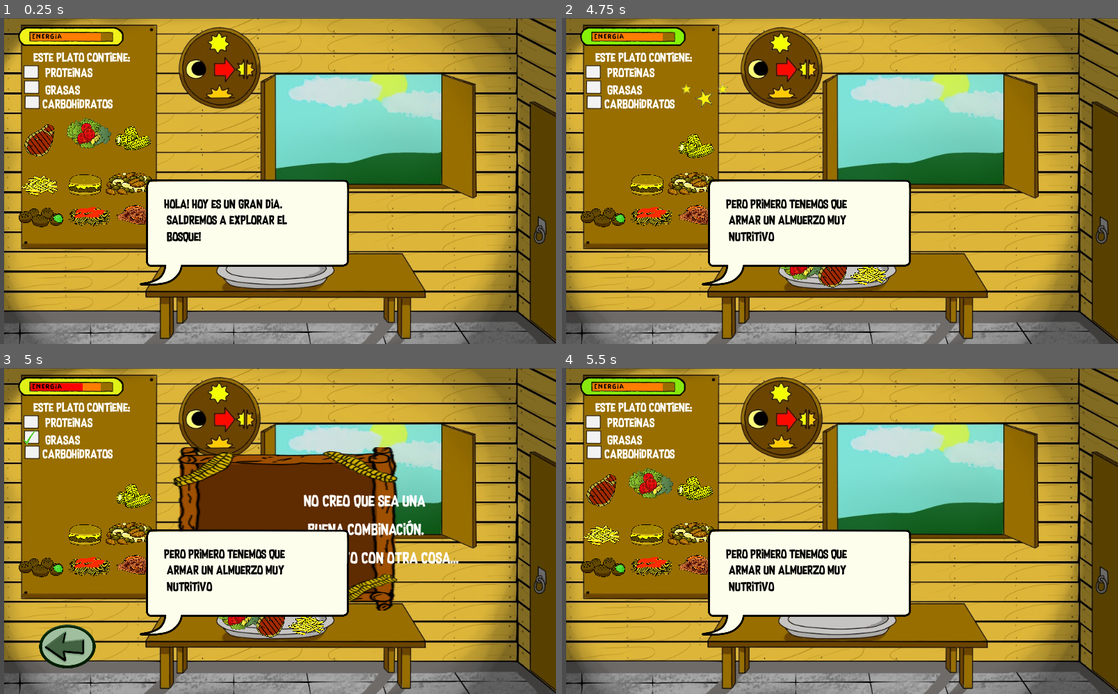
Above: before the commit, frames 1-4 (two rows, left to right).
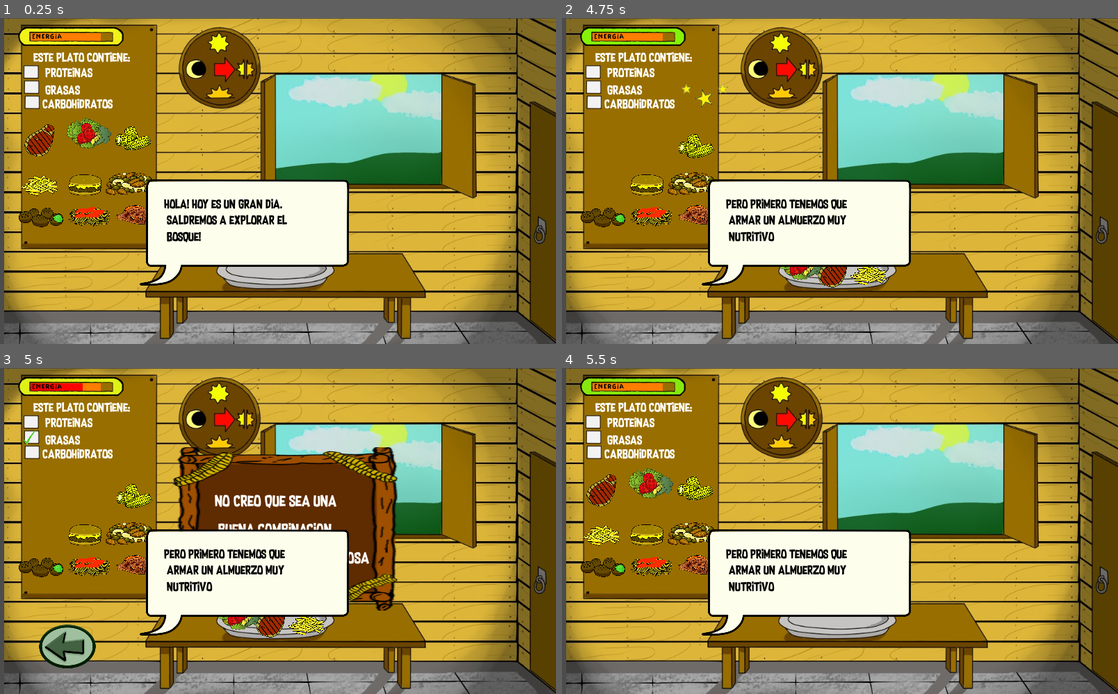
Above: after the commit, the same moments.

Repository: joelyo1996/nutriciber
Game: Godot game, scene res://Escenas/AlimentandoPersonaje/AlimentandoPersonaje.tscn
Same seed, same stepped clock (60 frames per second), same inputs: the game is played once before the commit and once after it. This scene is started directly instead of the project's main scene.
Inputs (mouse positions are in pixels of both pictures, inside the frame that each line leads up to):
- Up to frame 1 (0.25 s): no input
- Up to frame 2 (4.75 s): tap Enter at 0.5, 3.5 s; drag from (650, 135) to (840, 272) at 0.52 s; tap Space at 1.25 s; drag from (600, 141) to (840, 272) at 1.27 s; move the mouse to (695, 138) at 2.02 s; press the mouse at (695, 138) at 2.03 s; hold Left (ui_left) 2.03-2.75 s; release the mouse at (695, 138) at 2.75 s; drag from (600, 184) to (840, 272) at 2.77 s; drag from (645, 184) to (840, 272) at 3.52 s; drag from (689, 184) to (840, 272) at 4.27 s
- Up to frame 3 (5 s): no input
- Up to frame 4 (5.5 s): click (639, 671) at 5 s

Frames 1-2 are identical in both runs. In frame 3, 2.1% of the frame differs, in the area x 38-83%, y 38-61%; in frame 4, nothing differs.

Commit message:
Revert "texto alimetos por alimentos en menu de comidas"
This reverts commit 791ae454e2fdff8d5a44fcecdfe21b7491131aee.

Diff:
--- a/Escenas/AlimentandoPersonaje/AlimentandoPersonaje.tscn
+++ b/Escenas/AlimentandoPersonaje/AlimentandoPersonaje.tscn
@@ -33,6 +33,7 @@
 [ext_resource path="res://Asset/AlimentandoPersonaje/comida3.ogg" type="AudioStream" id=31]
 [ext_resource path="res://Asset/Mapa15/globo.png" type="Texture" id=32]
 [ext_resource path="res://Asset/AlimentandoPersonaje/interfaz_woman.png" type="Texture" id=33]
+[ext_resource path="res://Asset/AlimentandoPersonaje/interfaz_man.png" type="Texture" id=34]
 [ext_resource path="res://Asset/AlimentandoPersonaje/mano_slide.png" type="Texture" id=35]
 [ext_resource path="res://Asset/AlimentandoPersonaje/circulo_luz.png" type="Texture" id=36]
 
@@ -212,6 +213,7 @@
 texture = ExtResource( 2 )
 
 [node name="1" type="Area2D" parent="."]
+editor/display_folded = true
 position = Vector2( 506.682, 466.389 )
 __meta__ = {
 "_edit_group_": true
@@ -221,6 +223,7 @@
 shape = SubResource( 1 )
 
 [node name="2" type="Area2D" parent="."]
+editor/display_folded = true
 position = Vector2( 506.682, 466.389 )
 __meta__ = {
 "_edit_group_": true
@@ -230,6 +233,7 @@
 shape = SubResource( 1 )
 
 [node name="3" type="Area2D" parent="."]
+editor/display_folded = true
 position = Vector2( 506.682, 466.389 )
 __meta__ = {
 "_edit_group_": true
@@ -239,6 +243,7 @@
 shape = SubResource( 1 )
 
 [node name="4" type="Area2D" parent="."]
+editor/display_folded = true
 position = Vector2( 506.682, 466.389 )
 __meta__ = {
 "_edit_group_": true
@@ -248,6 +253,7 @@
 shape = SubResource( 1 )
 
 [node name="5" type="Area2D" parent="."]
+editor/display_folded = true
 position = Vector2( 506.682, 466.389 )
 __meta__ = {
 "_edit_group_": true
@@ -257,6 +263,7 @@
 shape = SubResource( 1 )
 
 [node name="6" type="Area2D" parent="."]
+editor/display_folded = true
 position = Vector2( 506.682, 466.389 )
 __meta__ = {
 "_edit_group_": true
@@ -266,6 +273,7 @@
 shape = SubResource( 1 )
 
 [node name="7" type="Area2D" parent="."]
+editor/display_folded = true
 position = Vector2( 506.682, 466.389 )
 __meta__ = {
 "_edit_group_": true
@@ -275,6 +283,7 @@
 shape = SubResource( 1 )
 
 [node name="8" type="Area2D" parent="."]
+editor/display_folded = true
 position = Vector2( 506.682, 466.389 )
 __meta__ = {
 "_edit_group_": true
@@ -284,6 +293,7 @@
 shape = SubResource( 1 )
 
 [node name="9" type="Area2D" parent="."]
+editor/display_folded = true
 position = Vector2( 506.682, 466.389 )
 __meta__ = {
 "_edit_group_": true
@@ -293,6 +303,7 @@
 shape = SubResource( 1 )
 
 [node name="Vegetales" type="Sprite" parent="."]
+editor/display_folded = true
 position = Vector2( 161.872, 216.571 )
 scale = Vector2( 0.4, 0.4 )
 texture = ExtResource( 3 )
@@ -314,6 +325,7 @@
 shape = SubResource( 3 )
 
 [node name="CarneRoja" type="Sprite" parent="."]
+editor/display_folded = true
 position = Vector2( 71.4591, 221.675 )
 scale = Vector2( 0.08, 0.08 )
 texture = ExtResource( 5 )
@@ -340,6 +352,7 @@
 shape = SubResource( 6 )
 
 [node name="Choclos" type="Sprite" parent="."]
+editor/display_folded = true
 position = Vector2( 239.713, 208.245 )
 scale = Vector2( 0.08, 0.08 )
 texture = ExtResource( 7 )
@@ -360,6 +373,7 @@
 shape = SubResource( 8 )
 
 [node name="PapasFritas" type="Sprite" parent="."]
+editor/display_folded = true
 position = Vector2( 74.878, 293.659 )
 scale = Vector2( 0.08, 0.08 )
 texture = ExtResource( 9 )
@@ -381,6 +395,7 @@
 shape = SubResource( 10 )
 
 [node name="Hamburguesa" type="Sprite" parent="."]
+editor/display_folded = true
 position = Vector2( 156.652, 296.089 )
 scale = Vector2( 0.08, 0.08 )
 texture = ExtResource( 11 )
@@ -403,6 +418,7 @@
 shape = SubResource( 12 )
 
 [node name="FrutosSecos" type="Sprite" parent="."]
+editor/display_folded = true
 position = Vector2( 234.411, 297.58 )
 scale = Vector2( 0.08, 0.08 )
 texture = ExtResource( 13 )
@@ -423,6 +439,7 @@
 shape = SubResource( 14 )
 
 [node name="Pescado" type="Sprite" parent="."]
+editor/display_folded = true
 position = Vector2( 244.406, 353.378 )
 scale = Vector2( 0.08, 0.08 )
 texture = ExtResource( 15 )
@@ -444,6 +461,7 @@
 shape = SubResource( 15 )
 
 [node name="Spaguetti" type="Sprite" parent="."]
+editor/display_folded = true
 position = Vector2( 165.467, 350.501 )
 scale = Vector2( 0.08, 0.08 )
 texture = ExtResource( 17 )
@@ -465,6 +483,7 @@
 shape = SubResource( 15 )
 
 [node name="Falafel" type="Sprite" parent="."]
+editor/display_folded = true
 position = Vector2( 73.0726, 359.179 )
 scale = Vector2( 0.08, 0.08 )
 texture = ExtResource( 18 )
@@ -514,9 +533,6 @@
 margin_bottom = 102.664
 custom_fonts/font = SubResource( 19 )
 text = "Este plato contiene:"
-__meta__ = {
-"_edit_use_anchors_": false
-}
 
 [node name="Proteinas" type="Label" parent="Titulo"]
 margin_left = 20.8766
@@ -572,11 +588,9 @@
 custom_fonts/font = SubResource( 23 )
 text = "No creo que sea una
 
- buena combinación.
-
-Mejor intento con otra cosa..."
-align = 1
-valign = 1
+ buena combinacion.
+
+Mejor intento otra cosa"
 
 [node name="Reiniciar" type="TextureButton" parent="."]
 visible = false
@@ -641,6 +655,12 @@
 margin_bottom = 363.082
 custom_fonts/font = SubResource( 24 )
 
+[node name="CabezaCorto" type="Sprite" parent="."]
+visible = false
+position = Vector2( 118.854, 478.28 )
+scale = Vector2( 0.5, 0.5 )
+texture = ExtResource( 34 )
+
 [node name="Mano" type="Sprite" parent="."]
 visible = false
 position = Vector2( 130.31, 408.113 )
@@ -667,15 +687,12 @@
 
 [node name="Label" type="Label" parent="."]
 visible = false
-margin_left = 494.977
-margin_top = 72.5434
-margin_right = 851.977
-margin_bottom = 90.5434
+margin_left = 499.76
+margin_top = 77.3267
+margin_right = 539.76
+margin_bottom = 91.3267
 custom_fonts/font = SubResource( 25 )
-text = "Arrastra dos alimentos más al plato"
-__meta__ = {
-"_edit_use_anchors_": false
-}
+text = "Arrastra dos alimetos mas al plato"
 [connection signal="input_event" from="Vegetales/Area2D" to="Vegetales" method="_on_Area2D_input_event"]
 [connection signal="area_entered" from="Vegetales/Area_pocicion" to="Vegetales" method="_on_Area_pocicion_area_entered"]
 [connection signal="input_event" from="CarneRoja/Area2D" to="CarneRoja" method="_on_Area2D_input_event"]
Not shown: 1 places in Escenas/AlimentandoPersonaje/AlimentandoPersonaje.tscn that only renumber resources
Binary file removed: Escenas/AlimentandoPersonaje/idle.png
Not shown, removed: Escenas/AlimentandoPersonaje/idle.png.import
Binary file removed: Escenas/AlimentandoPersonaje/vegetales.png
Not shown, removed: Escenas/AlimentandoPersonaje/vegetales.png.import
